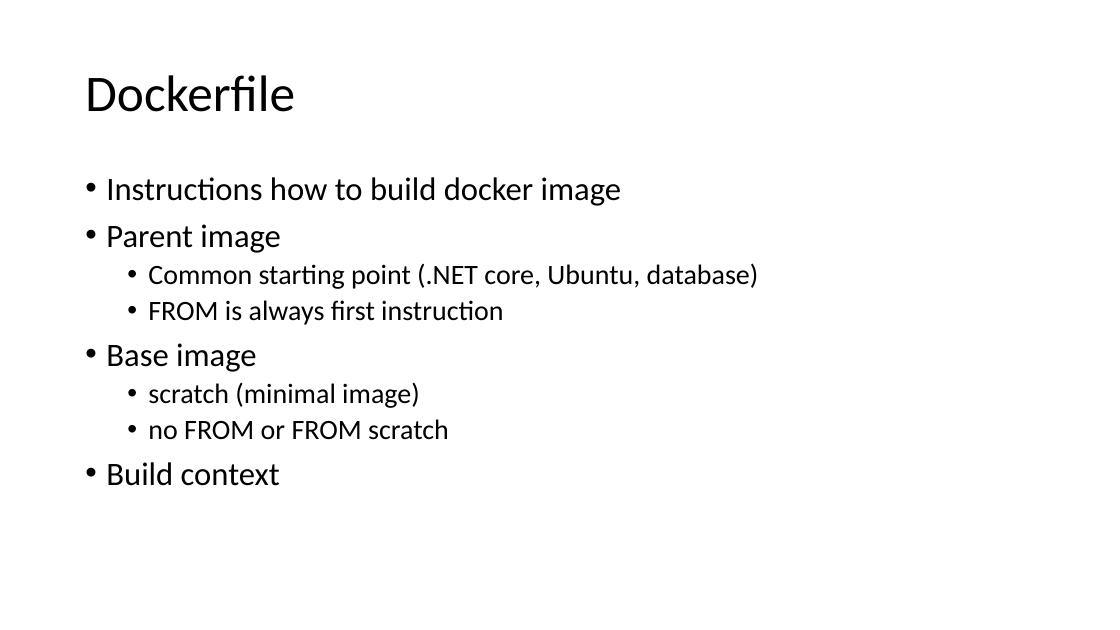
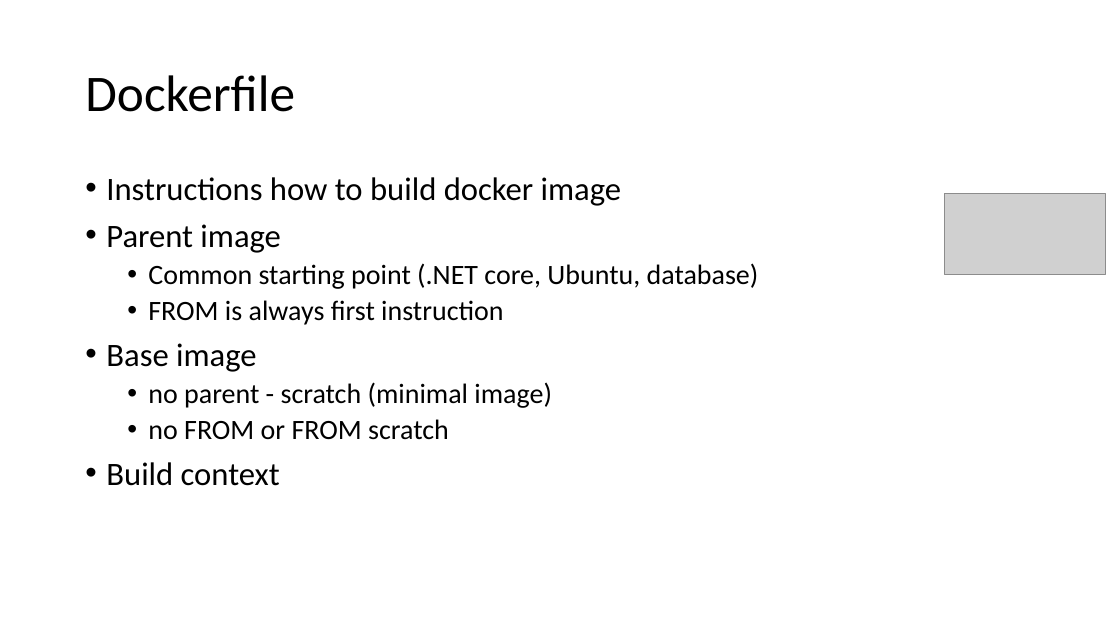
Before and after one commit to ERNICommunity/ESK-EPD-2018-Docker, a slide deck: slide 10 of slides/docker.pptx. Drawn at 1120x630 pixels with LibreOffice and Linux fonts; fonts in the diff are those of the drawing; grey boxes stand for pictures. Boxes give left, top, right and bottom in pixels: in the first picture for what was removed or moved away, otherwise in the second. Text is boxed around its words. In the diff, an @@ line names an element or a change of style, - is before the commit and + after.

```diff
--- a/slides/docker.pptx
+++ b/slides/docker.pptx
@@ picture added at (x1=944, y1=193, x2=1106, y2=275) @@
@@ text at (x1=148, y1=382, x2=552, y2=408): text changed @@
-  • scratch (minimal image)
+  • no parent - scratch (minimal image)
```
Also in this commit, not shown: 3 other slides changed.
